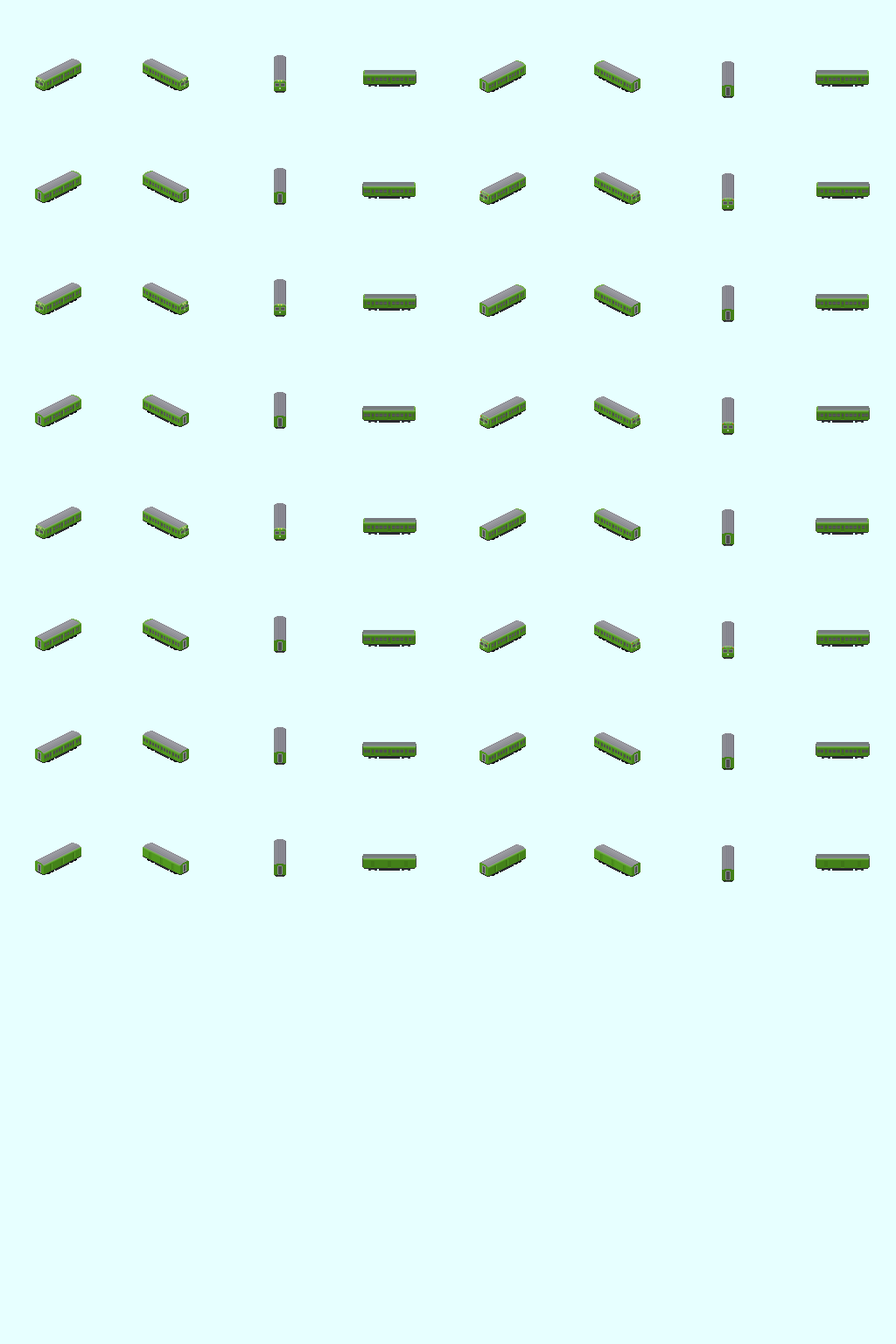
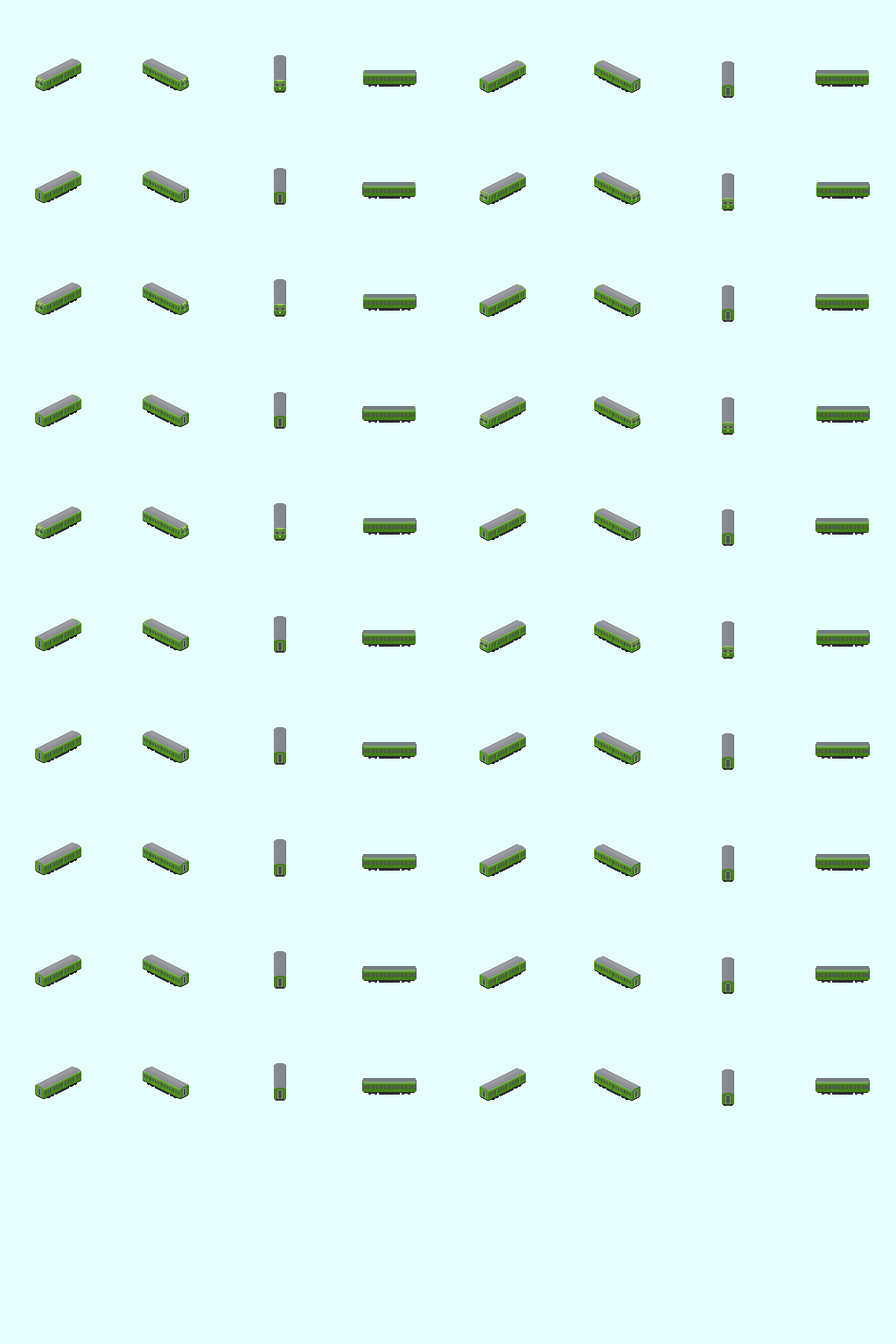
Revision of a layered 896 × 1344 image; what changed, layer by layer:
painted on "レイヤー 6" over (x1=43, y1=739, x2=869, y2=1096)
added group "色" (overlay) with 5 layers above "車体" over (x1=34, y1=739, x2=870, y2=1106)
added group "緑" with 1 layers in group "色" over (x1=34, y1=739, x2=870, y2=1106)
added layer "レイヤー 8" in group "緑" over (x1=34, y1=739, x2=870, y2=1106)
renamed "色" to "アイボリー", blend overlay → normal, moved it into group "アイボリー", painted on it, unmasked it over (x1=34, y1=739, x2=870, y2=1106)
painted on "ドア" over (x1=48, y1=963, x2=861, y2=1096)
painted on "レイヤー 7" over (x1=34, y1=950, x2=870, y2=1106)
